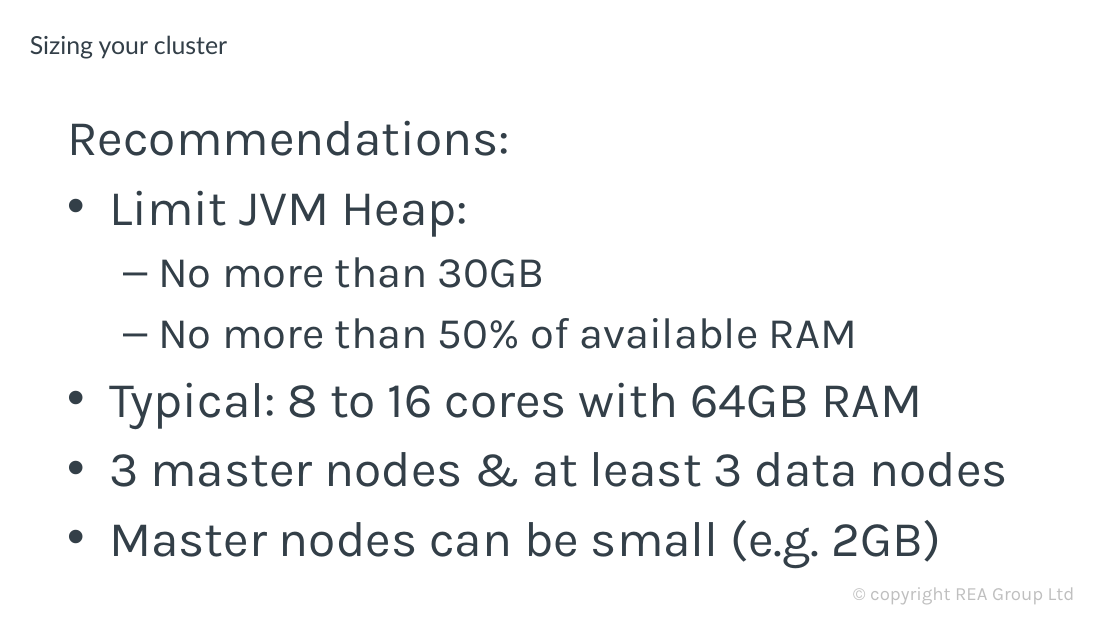
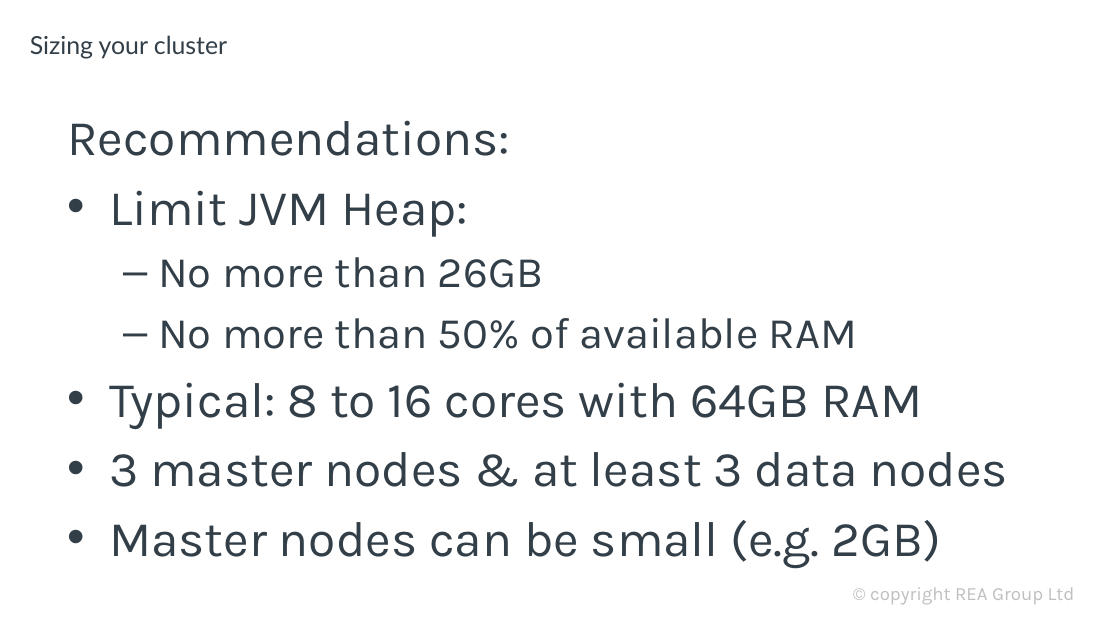
Before and after one commit to davidbkemp/advanced-elasticsearch-training, a slide deck: slide 14 of ElasticsearchOps.pptx. Drawn at 1120x630 pixels with LibreOffice and Linux fonts; fonts in the diff are those of the drawing; background and template pictures are left out. Boxes give left, top, right and bottom in pixels: in the first picture for what was removed or moved away, otherwise in the second. Text is boxed around its words. In the diff, an @@ line names an element or a change of style, - is before the commit and + after.

```diff
--- a/ElasticsearchOps.pptx
+++ b/ElasticsearchOps.pptx
@@ text at (158, 257, 543, 288): text changed @@
-  – No more than 30GB
+  – No more than 26GB
```
Also in this commit, not shown: 1 other slide changed.
